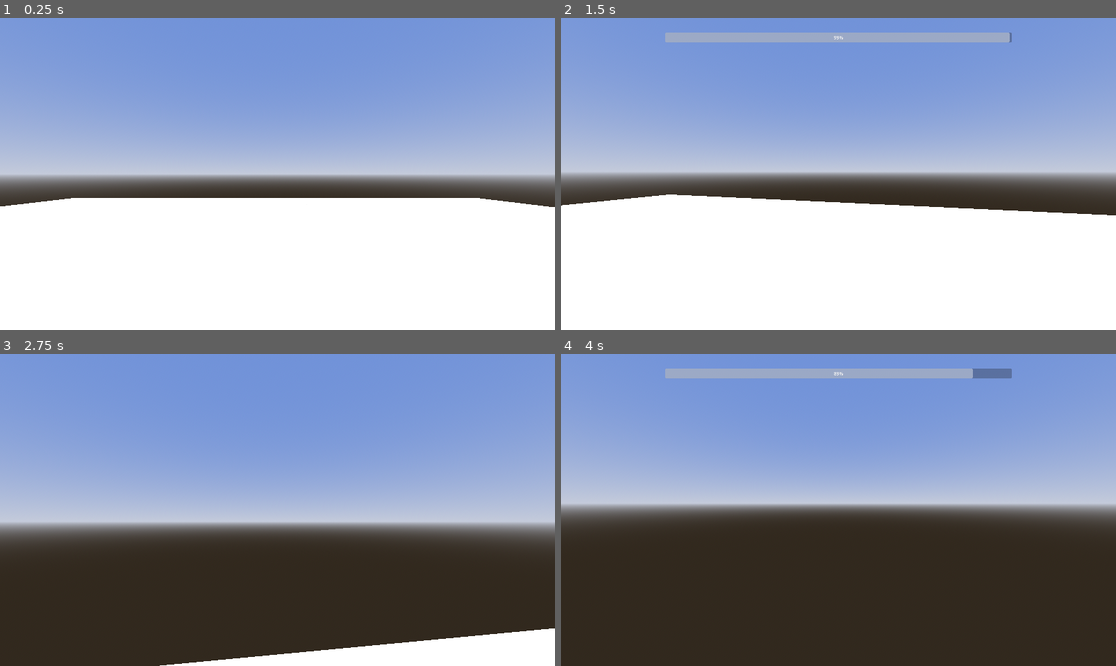
Above: before the commit, frames 1-4 (two rows, left to right).
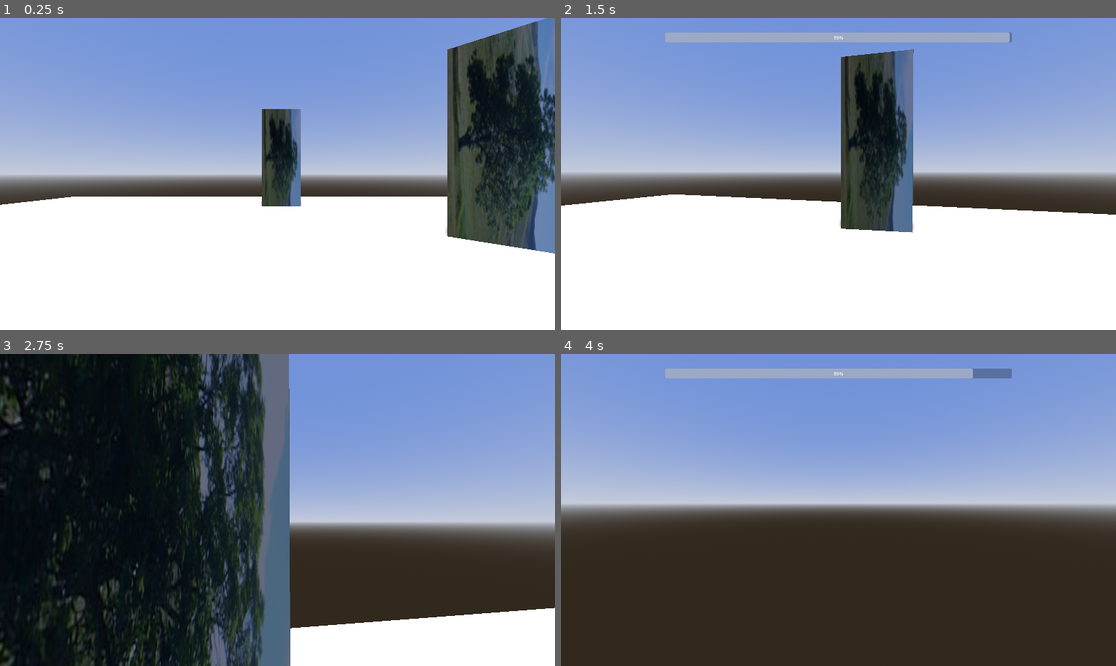
Above: after the commit, the same moments.

Repository: omrekinci/Forest
Game: Godot game, scene res://game.tscn
Two runs of this game, one before a commit and one after it. Both use one fixed random seed, a clock stepped at 60 frames per second and the inputs below.
Inputs (mouse positions are in pixels of both pictures, inside the frame that each line leads up to):
- Up to frame 1 (0.25 s): no input
- Up to frame 2 (1.5 s): tap Enter (ui_accept) at 0.5, 0.77 s; move the mouse to (866, 174) at 0.52 s; hold Up (ui_up) from 0.53 s (still down); tap Alt at 0.6 s; move the mouse to (810, 174) at 1.27 s; tap Shift at 1.35 s
- Up to frame 3 (2.75 s): keep holding Up (ui_up); tap Enter (ui_accept) at 1.52 s; move the mouse to (288, 503) at 2.02 s; hold Space from 2.03 s (still down)
- Up to frame 4 (4 s): keep holding Up (ui_up); move the mouse to (832, 516) at 2.77 s; release Space at 2.78 s; tap Alt at 2.85 s; tap Enter (ui_accept) at 3.02, 3.5, 3.77 s; move the mouse to (877, 513) at 3.52 s; hold Shift from 3.53 s (still down)

The runs differ from the first frame. In frame 1, 15% of the frame differs, in the area x 0-100%, y 0-76%; in frame 2, 7.1%; in frame 3, 53%, in the area x 0-100%, y 0-100%; in frame 4, nothing differs.

Commit message:
devlog-2

Diff:
--- /dev/null
+++ b/Tree.tscn
@@ -0,0 +1,26 @@
+[gd_scene format=3 uid="uid://d2dtaajh0b2c4"]
+
+[ext_resource type="Script" uid="uid://b7k1u6d0n7lc0" path="res://tree.gd" id="1_nbyt5"]
+[ext_resource type="Texture2D" uid="uid://bxy4vsa3no1qo" path="res://treeplaceholder.png" id="2_dn7q5"]
+
+[sub_resource type="StandardMaterial3D" id="StandardMaterial3D_72j6q"]
+albedo_texture = ExtResource("2_dn7q5")
+
+[sub_resource type="PlaneMesh" id="PlaneMesh_2a8ig"]
+size = Vector2(5, 2)
+
+[sub_resource type="BoxShape3D" id="BoxShape3D_pielt"]
+
+[node name="Tree" type="Node3D" unique_id=1320892409]
+script = ExtResource("1_nbyt5")
+
+[node name="MeshInstance3D" type="MeshInstance3D" parent="." unique_id=1032127270]
+transform = Transform3D(1.9106855e-15, -4.371139e-08, -1, -1, -4.371139e-08, 0, -4.371139e-08, 1, -4.371139e-08, 0, 0, 0)
+material_override = SubResource("StandardMaterial3D_72j6q")
+mesh = SubResource("PlaneMesh_2a8ig")
+
+[node name="StaticBody3D" type="StaticBody3D" parent="MeshInstance3D" unique_id=1371494984]
+
+[node name="CollisionShape3D" type="CollisionShape3D" parent="MeshInstance3D/StaticBody3D" unique_id=508089108]
+transform = Transform3D(5, 0, 0, 0, 0.01, 0, 0, 0, 2, 0, 0, 0)
+shape = SubResource("BoxShape3D_pielt")
--- a/game.tscn
+++ b/game.tscn
@@ -1,6 +1,7 @@
 [gd_scene format=3 uid="uid://c7mi5oq4wrx7p"]
 
 [ext_resource type="PackedScene" uid="uid://nu4w3ja6e1ff" path="res://player.tscn" id="1_80nbo"]
+[ext_resource type="PackedScene" uid="uid://d2dtaajh0b2c4" path="res://Tree.tscn" id="2_e2o6t"]
 
 [sub_resource type="ProceduralSkyMaterial" id="ProceduralSkyMaterial_80nbo"]
 sky_top_color = Color(0.43525964, 0.56786674, 0.8491745, 1)
@@ -41,5 +42,25 @@
 transform = Transform3D(2, 0, 0, 0, 1, 0, 0, 0, 3, 0, 0, 0)
 shape = SubResource("WorldBoundaryShape3D_2a8ig")
 
+[node name="Tree" parent="." unique_id=1320892409 node_paths=PackedStringArray("target") instance=ExtResource("2_e2o6t")]
+transform = Transform3D(1, 0, 0, 0, 1, 0, 0, 0, 1, 8.194264, 2.5, 0.23890257)
+target = NodePath("../Player")
+
+[node name="Tree2" parent="." unique_id=1324905416 node_paths=PackedStringArray("target") instance=ExtResource("2_e2o6t")]
+transform = Transform3D(1, 0, 0, 0, 1, 0, 0, 0, 1, 5.3217134, 2.5, 4.507219)
+target = NodePath("../Player")
+
+[node name="Tree4" parent="." unique_id=1798099338 node_paths=PackedStringArray("target") instance=ExtResource("2_e2o6t")]
+transform = Transform3D(1, 0, 0, 0, 1, 0, 0, 0, 1, 0.23012447, 2.5, 7.557636)
+target = NodePath("../Player")
+
+[node name="Tree5" parent="." unique_id=1861124440 node_paths=PackedStringArray("target") instance=ExtResource("2_e2o6t")]
+transform = Transform3D(1, 0, 0, 0, 1, 0, 0, 0, 1, 0.23012447, 2.5, -10.288876)
+target = NodePath("../Player")
+
+[node name="Tree3" parent="." unique_id=1737328558 node_paths=PackedStringArray("target") instance=ExtResource("2_e2o6t")]
+transform = Transform3D(1, 0, 0, 0, 1, 0, 0, 0, 1, 5.3217134, 2.5, -4.639158)
+target = NodePath("../Player")
+
 [node name="Player" parent="." unique_id=1159174860 instance=ExtResource("1_80nbo")]
-transform = Transform3D(1, 0, 0, 0, 1, 0, 0, 0, 1, 0.17320538, 1.4388027, -0.04664135)
+transform = Transform3D(1, 0, 0, 0, 1, 0, 0, 0, 1, 0.035534382, 1, 0.13079834)
--- /dev/null
+++ b/tree.gd
@@ -0,0 +1,19 @@
+extends Node3D
+
+@export var target: Node3D
+@export var rotation_speed: float = 8.0
+
+func _process(delta: float) -> void:
+	if target:
+		var target_pos = target.global_position
+		target_pos.y = global_position.y
+
+		var target_transform = global_transform.looking_at(target_pos, Vector3.UP)
+		target_transform = target_transform.rotated_local(Vector3.UP, PI)
+
+		var current_quat = Quaternion(global_transform.basis)
+		var target_quat = Quaternion(target_transform.basis)
+
+		current_quat = current_quat.slerp(target_quat, rotation_speed * delta)
+
+		global_transform.basis = Basis(current_quat)
Not shown, added: tree.gd.uid
Binary file added: treeplaceholder.png
Not shown, added: treeplaceholder.png.import
